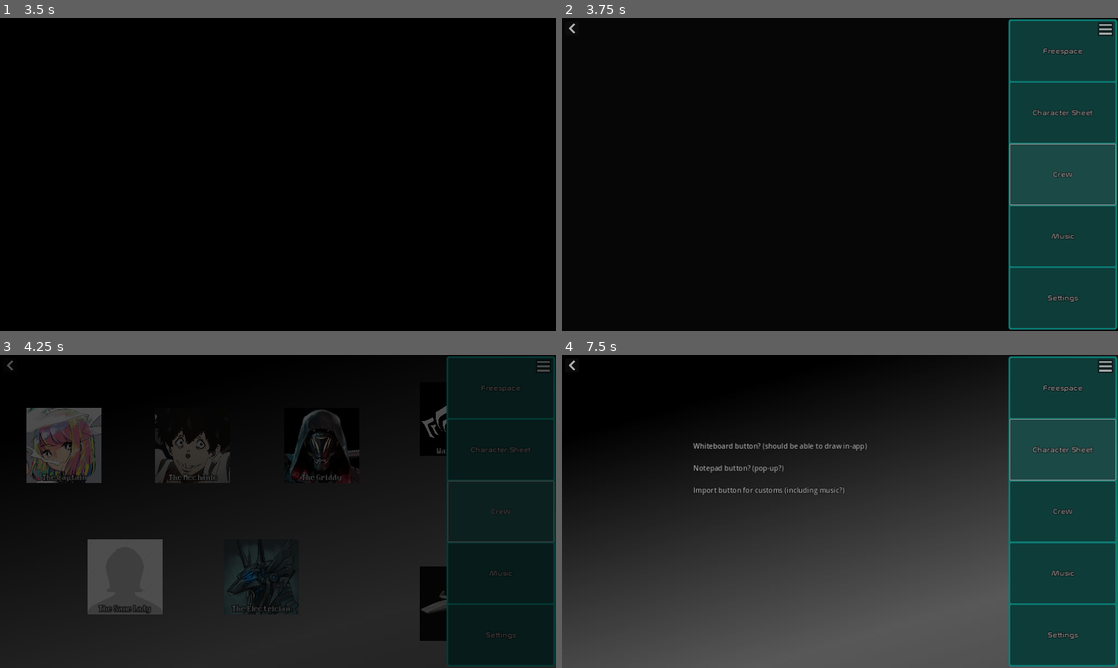
Above: before the commit, frames 1-4 (two rows, left to right).
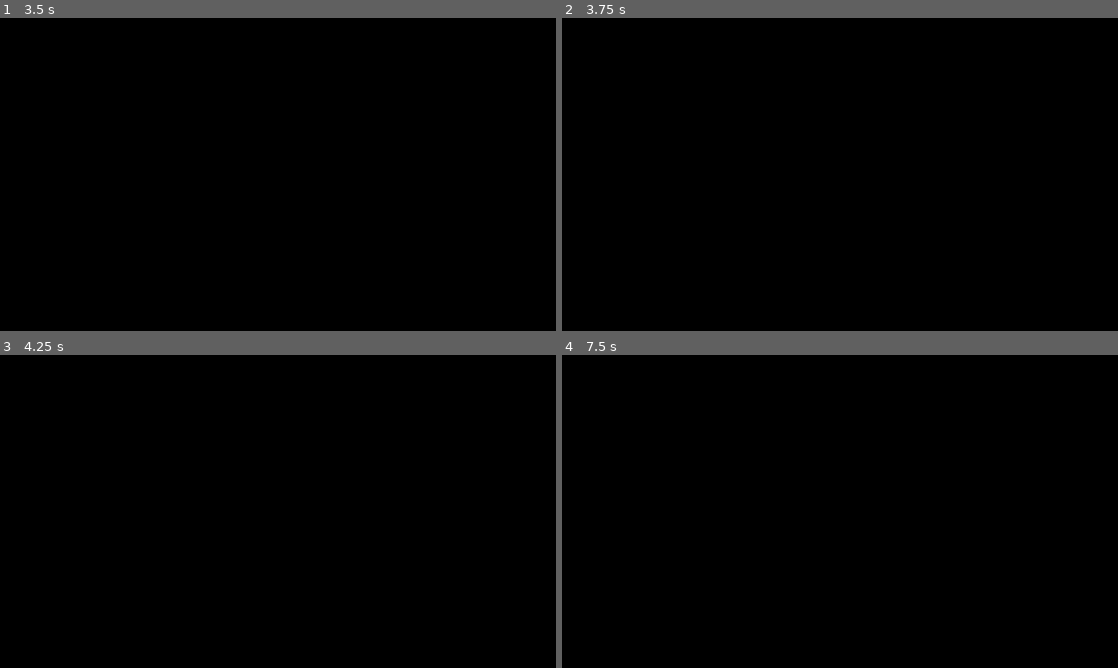
Above: after the commit, the same moments.

Repository: ABurningThrower/ThrownIntoSpace
Game: Godot game, scene res://files/scenes/main.tscn
The game is run twice, just before and just after one commit, with the same random seed, the same clock (stepped at 60 frames per second) and the same inputs.
Inputs (mouse positions are in pixels of both pictures, inside the frame that each line leads up to):
- Up to frame 1 (3.5 s): click "The Captain" at 0.5 s; click (544, 30) at 1.25 s; click "Freespace" at 2 s; click "Character Sheet" at 2.75 s
- Up to frame 2 (3.75 s): click "Crew" at 3.5 s
- Up to frame 3 (4.25 s): no input
- Up to frame 4 (7.5 s): click (756, 445) at 4.25 s, where only the run before the commit has a clickable "The Mechanic"; click "Music" at 5 s; click "Settings" at 5.75 s; click "Freespace" at 6.5 s; click "Character Sheet" at 7.25 s

Frame 1 is identical in both runs. In frame 2, 19% of the frame differs, in the area x 1-100%, y 0-100%; in frame 3, 54%; in frame 4, 75%, in the area x 0-100%, y 0-100%.
Error before the commit: Cannot call method 'instantiate' on a null value. (res://files/scenes/scene_manager.gd:36)
Error after the commit: Cannot call method 'instantiate' on a null value. (res://files/scenes/scene_manager.gd:38)

Commit message:
Transitions + Spring Cleaning

Diff:
--- a/files/scenes/Main-/transitionButton.gd
+++ b/files/scenes/Main-/transitionButton.gd
@@ -1,10 +1,4 @@
 class_name TransitionButton
 extends Button
 
-signal transPress()
 @export var scenePath: String
-
-
-
-func _pressed():
-	emit_signal("transPress")
--- a/files/scenes/loginPopup.gd
+++ b/files/scenes/loginPopup.gd
@@ -9,11 +9,11 @@
 #	fadeTween.tween_property(self, "modulate:a", 1.0, 1.5).from(0.0).set_trans(Tween.TRANS_QUINT)
 
 	if _title == "fullyEmpty":   # no user or pass
-		$Message.text = "Did you seriously think you could log in without inputting anything?\nYou can't be fuckin serious..."
+		$Message.text = "Did you seriously think you could log in without inputting anything?\n\nYou can't be fuckin serious..."
 	elif _title == "emptyUser":   # no user
-		$Message.text = "Seriously? Your username. How could you possibly forget your username, you fucking brainlet?\nThe monkeys I have to deal with..."
+		$Message.text = "Seriously? Your username. How could you possibly forget your username, you fucking brainlet?\n\nThe monkeys I have to deal with..."
 	elif _title == "emptyPassword":   # no pass
-		$Message.text = "Are you that excited that you forgot your password?\n\n Using your room temperature IQ, if a serving of ketchup flowed more than 15cm in a minute, it would be illegal for consumer use.\n\n If only they didn't forget to lock up *all* the primates..."
+		$Message.text = "Are you that excited to log in that you forgot your password?\n\n Using your room temperature IQ, if a serving of ketchup flowed more than 15cm in a minute, it would be illegal for consumer use.\n\n If only they didn't forget to lock up *all* the primates..."
 	else:						# badLogin
 		$Message.text = "Please make sure you're spelling things right, moron."
 
--- a/files/scenes/main.tscn
+++ b/files/scenes/main.tscn
@@ -152,6 +152,7 @@
 offset_right = 1269.0
 offset_bottom = 42.0
 shortcut = SubResource("Shortcut_i034d")
+shortcut_feedback = false
 icon = ExtResource("1_xai2x")
 icon_alignment = 1
 script = ExtResource("2_daroh")
--- a/files/scenes/scene_manager.gd
+++ b/files/scenes/scene_manager.gd
@@ -12,8 +12,10 @@
 
 
 func buttonPress(button):
-	nextScene = load(button.scenePath)
-	transitionScene()
+	# Doesn't transition if user is already in the target scene
+	if button.scenePath != get_child(0).scene_file_path:
+		nextScene = load(button.scenePath)
+		transitionScene()
 
 
 
Renamed: notes.txt -> NOTES.txt
Empty file removed: files/scripts/button_manager.gd
